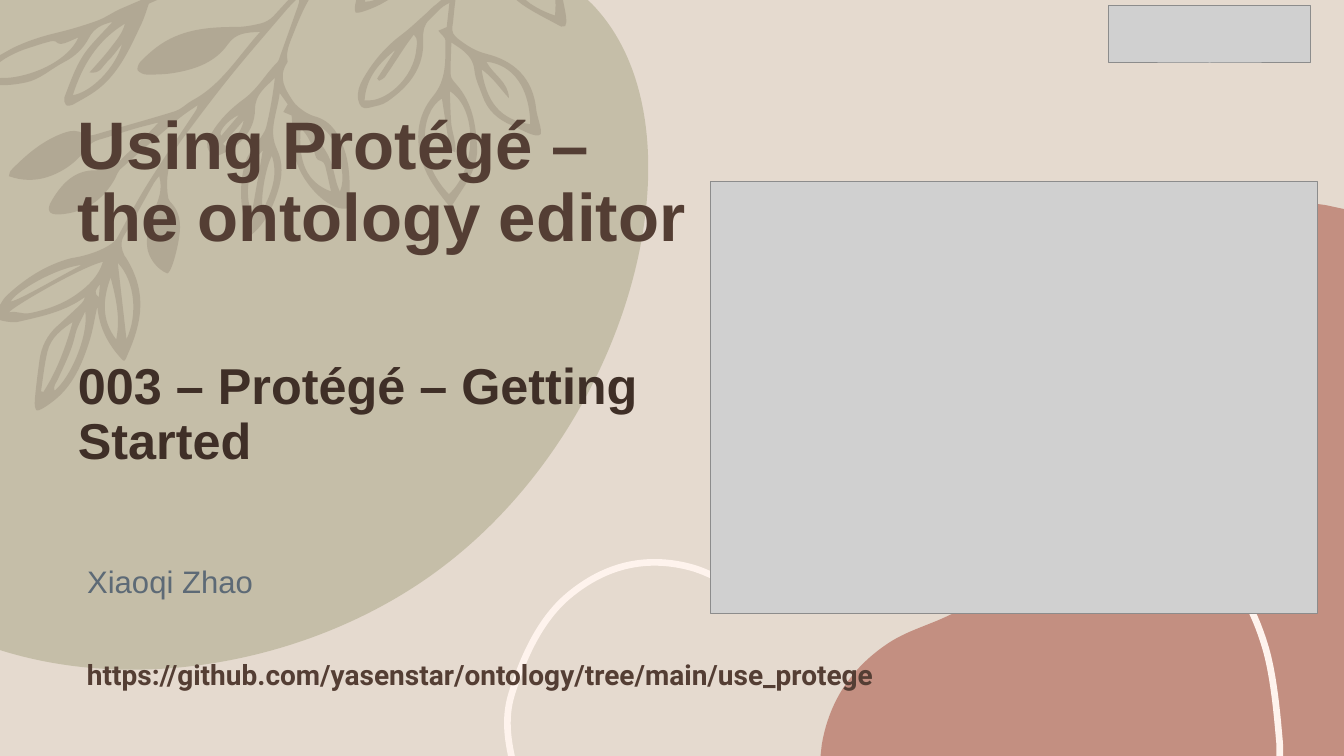
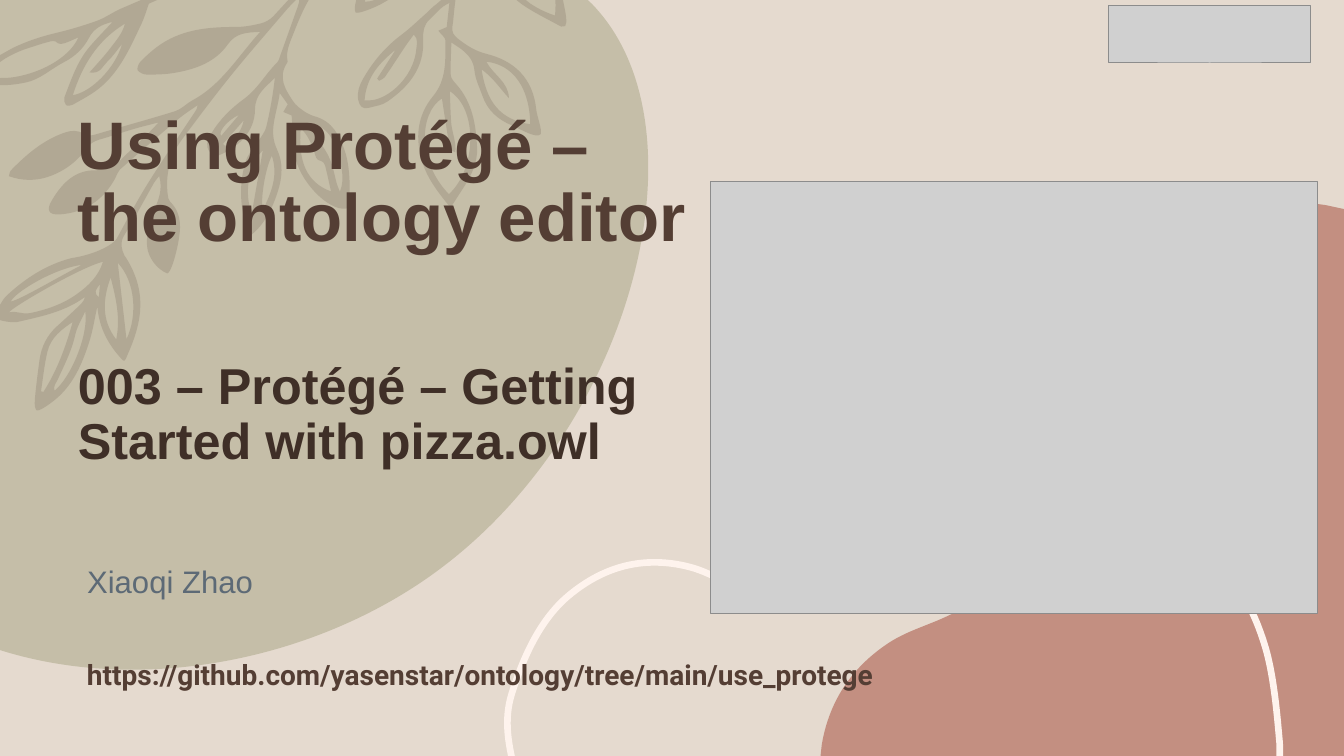
Before and after one commit to yasenstar/ontology, a slide deck: slide 4 of use_protege/Using_Protege.pptx. Drawn at 1344x756 pixels with LibreOffice and Linux fonts; fonts in the diff are those of the drawing; grey boxes stand for pictures. Boxes give left, top, right and bottom in pixels: in the first picture for what was removed or moved away, otherwise in the second. Text is boxed around its words. In the diff, an @@ line names an element or a change of style, - is before the commit and + after.

```diff
--- a/use_protege/Using_Protege.pptx
+++ b/use_protege/Using_Protege.pptx
@@ text at bbox=[78, 367, 637, 469]: text changed @@
-003 – Protégé – Getting Started
+003 – Protégé – Getting Started with pizza.owl
```
Also in this commit, not shown: 4 other files.
